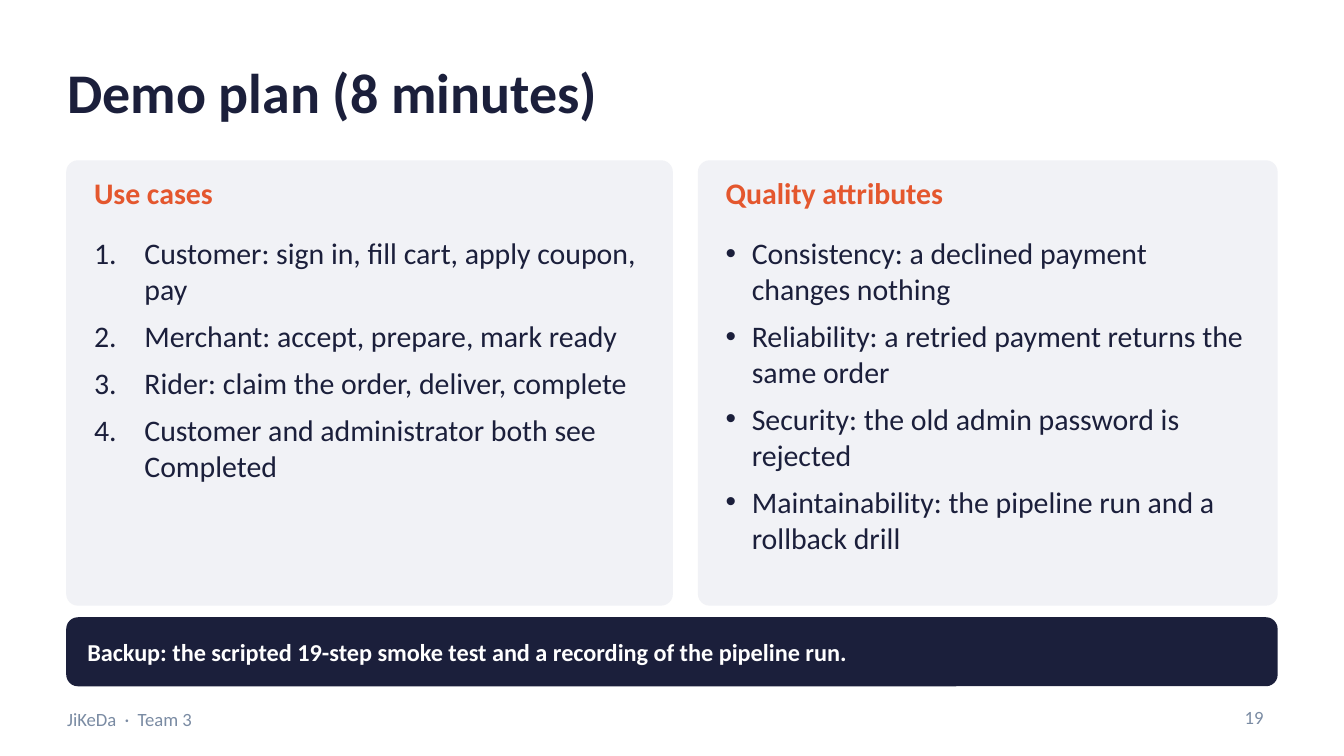
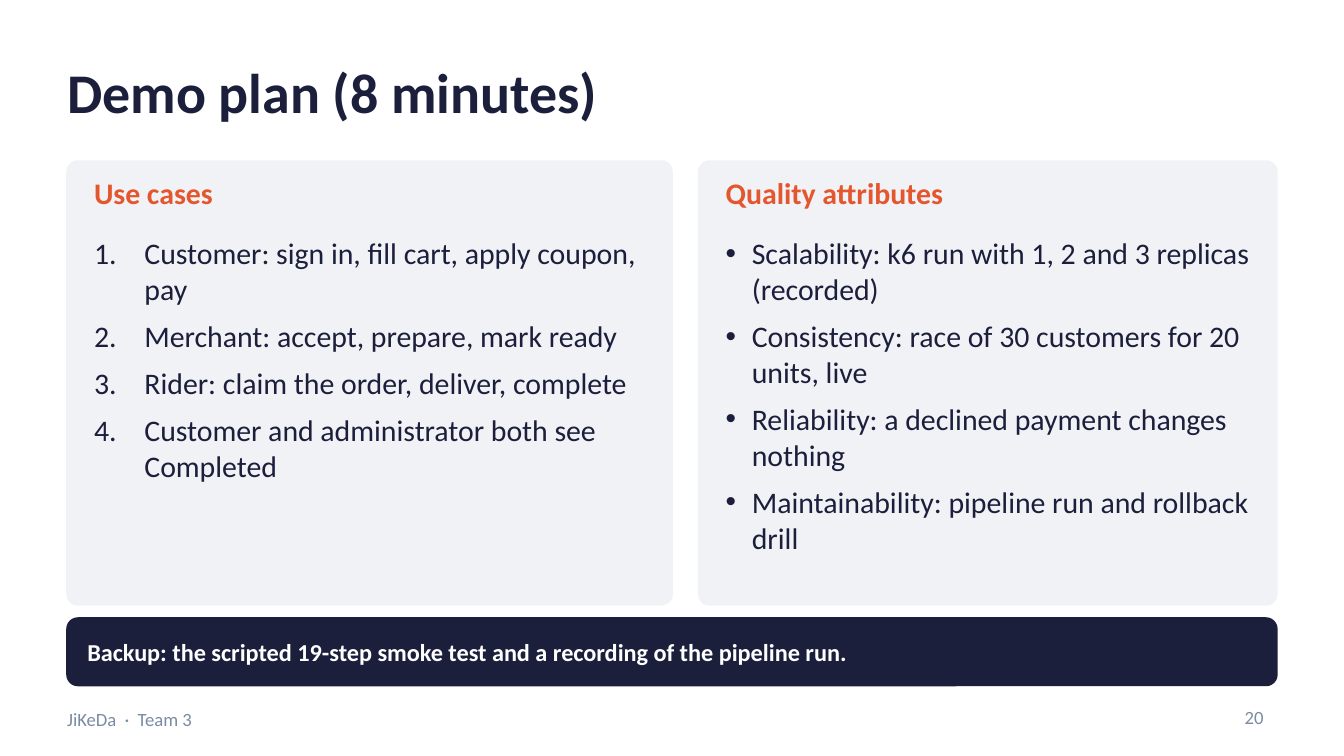
Before and after one commit to Friedriceee/5001, a slide deck: slide 20 of docs/presentation/JiKeDa_Team3_Presentation.pptx (slide 19 before the commit). Drawn at 1344x756 pixels with LibreOffice and Linux fonts; fonts in the diff are those of the drawing. Boxes give left, top, right and bottom in pixels: in the first picture for what was removed or moved away, otherwise in the second. Text is boxed around its words. In the diff, an @@ line names an element or a change of style, - is before the commit and + after.

Commit message:
docs: record scale-out, consistency and first CD results; update presentation

```diff
--- a/docs/presentation/JiKeDa_Team3_Presentation.pptx
+++ b/docs/presentation/JiKeDa_Team3_Presentation.pptx
@@ text at (x1=752, y1=243, x2=1249, y2=549): text changed @@
-• Consistency: a declined payment changes nothing
-• Reliability: a retried payment returns the same order
-• Security: the old admin password is rejected
-• Maintainability: the pipeline run and a rollback drill
+• Scalability: k6 run with 1, 2 and 3 replicas (recorded)
+• Consistency: race of 30 customers for 20 units, live
+• Reliability: a declined payment changes nothing
+• Maintainability: pipeline run and rollback drill
@@ page number at (x1=1245, y1=712, x2=1264, y2=724): text changed @@
-19
+20
```
Also in this commit, not shown: 8 other slides changed, 1 slide added, 2 other files.
